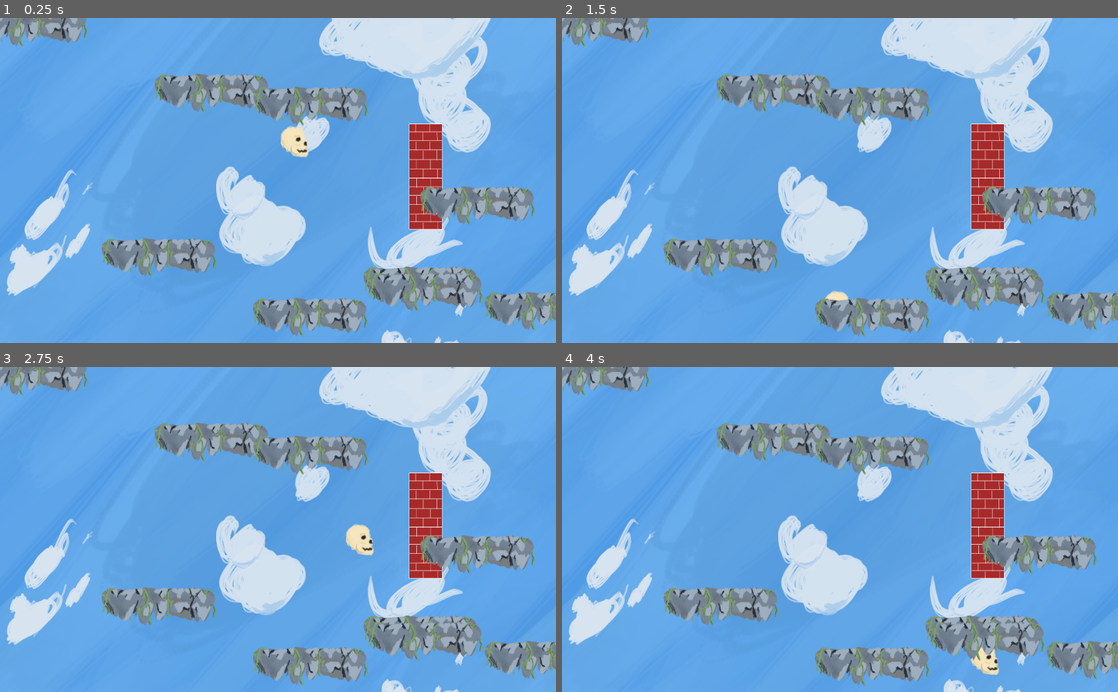
Above: before the commit, frames 1-4 (two rows, left to right).
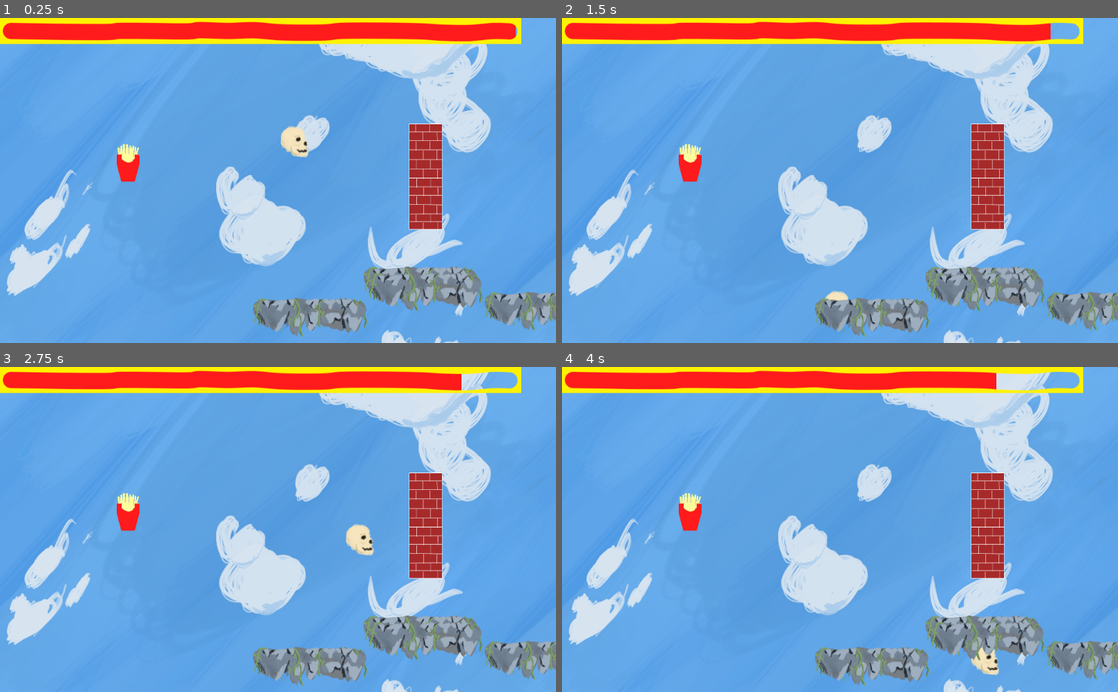
Above: after the commit, the same moments.

Repository: 4X3L/sky-high
Game: Godot game, scene res://Game.tscn
The game is run twice, just before and just after one commit, with the same random seed, the same clock (stepped at 60 frames per second) and the same inputs.
Inputs (mouse positions are in pixels of both pictures, inside the frame that each line leads up to):
- Up to frame 1 (0.25 s): no input
- Up to frame 2 (1.5 s): move the mouse to (962, 164) at 0.52 s; press the mouse at (962, 164) at 0.53 s; move the mouse to (728, 196) at 1.27 s; release the mouse at (728, 196) at 1.28 s; click (728, 196) at 1.35 s
- Up to frame 3 (2.75 s): move the mouse to (333, 458) at 2.02 s; press the mouse at (333, 458) at 2.03 s
- Up to frame 4 (4 s): move the mouse to (812, 594) at 2.77 s; release the mouse at (812, 594) at 2.78 s; click (812, 594) at 2.85 s; move the mouse to (1006, 578) at 3.52 s; press the mouse at (1006, 578) at 3.53 s

The runs differ from the first frame. In frame 1, 15% of the frame differs, in the area x 0-97%, y 0-80%; in frame 2, 15%; in frame 3, 15%; in frame 4, 14%.

Commit message:
Fixed bug

Diff:
--- a/Game.tscn
+++ b/Game.tscn
@@ -1,12 +1,12 @@
-[gd_scene load_steps=7 format=2]
+[gd_scene load_steps=8 format=2]
 
 [ext_resource path="res://Player.tscn" type="PackedScene" id=1]
 [ext_resource path="res://Platform.tscn" type="PackedScene" id=2]
 [ext_resource path="res://Wall.tscn" type="PackedScene" id=3]
-[ext_resource path="res://HealthBar.tscn" type="PackedScene" id=4]
+[ext_resource path="res://PlatGen.tscn" type="PackedScene" id=4]
 [ext_resource path="res://Fries.tscn" type="PackedScene" id=5]
-[ext_resource path="res://PlatGen.tscn" type="PackedScene" id=4]
-[ext_resource path="res://Background.tscn" type="PackedScene" id=5]
+[ext_resource path="res://Background.tscn" type="PackedScene" id=6]
+[ext_resource path="res://HealthBar.tscn" type="PackedScene" id=7]
 
 [node name="Node2D" type="Node2D"]
 
@@ -25,12 +25,13 @@
 ] instance=ExtResource( 3 )]
 position = Vector2( 782.498, 293.139 )
 
-[node name="HealthBar" parent="." instance=ExtResource( 4 )]
+[node name="PlatGen" parent="." instance=ExtResource( 4 )]
+
+[node name="Background" parent="." instance=ExtResource( 6 )]
+position = Vector2( -1.05945, 0.529724 )
+z_index = -15
 
 [node name="Fries" parent="." instance=ExtResource( 5 )]
-position = Vector2( 548.348, 323.396 )
-[node name="PlatGen" parent="." instance=ExtResource( 4 )]
+position = Vector2( 235.983, 267.448 )
 
-[node name="Background" parent="." instance=ExtResource( 5 )]
-position = Vector2( -1.05945, 0.529724 )
-z_index = -15
+[node name="HealthBar" parent="." instance=ExtResource( 7 )]
